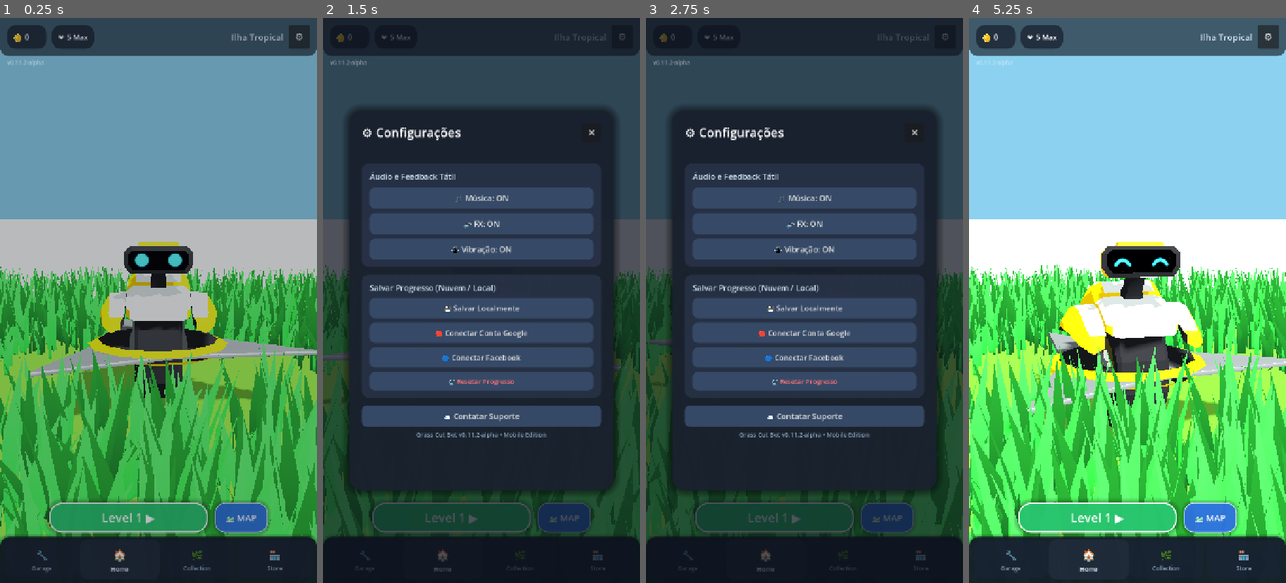
Above: before the commit, frames 1-4 (left to right).
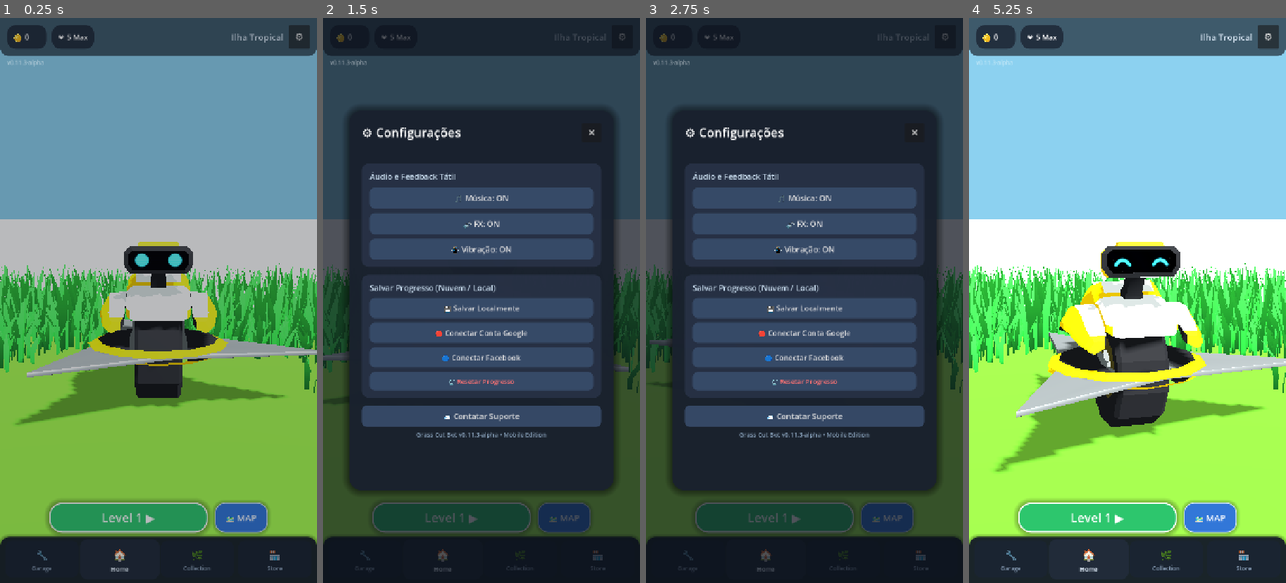
Above: after the commit, the same moments.

Repository: rogerbif/grass-cut-bot
Game: Godot game, scene res://scenes/menu/main_menu.tscn
Same seed, same stepped clock (60 frames per second), same inputs: the game is played once before the commit and once after it.
Inputs (mouse positions are in pixels of both pictures, inside the frame that each line leads up to):
- Up to frame 1 (0.25 s): no input
- Up to frame 2 (1.5 s): click "⚙️" at 0.5 s; click "🗺️ MAP" at 1.25 s
- Up to frame 3 (2.75 s): click (687, 560) at 2 s
- Up to frame 4 (5.25 s): click (1089, 560) at 2.75 s; click (1165, 560) at 3.5 s; click (1244, 560) at 4.25 s; click "✕" at 5 s

The runs differ from the first frame. In frame 1, 29% of the frame differs, in the area x 0-100%, y 8-93%; in frame 2, 3.5%; in frame 3, 4.1%; in frame 4, 30%, in the area x 0-100%, y 43-93%.

Commit message:
tune(haptics): calibrar forca do corte para 25%, pedra 80%, menu 100% e feedback tatil na UI [v0.11.3-alpha]

Diff:
--- a/data/levels/level_01.json
+++ b/data/levels/level_01.json
@@ -2,126 +2,142 @@
 	"grass_vectors": [
 		{
 			"holes": [],
-			"id": 1,
+			"id": 40,
 			"polygon": [
+				[
+					3.601,
+					2.801
+				],
+				[
+					1.199,
+					2.801
+				],
+				[
+					1.199,
+					-1.199
+				],
+				[
+					-1.199,
+					-1.199
+				],
+				[
+					-1.199,
+					1.08
+				],
+				[
+					-1.24,
+					1.134
+				],
+				[
+					-1.29,
+					1.254
+				],
+				[
+					-1.307,
+					1.384
+				],
+				[
+					-1.29,
+					1.513
+				],
+				[
+					-1.24,
+					1.634
+				],
+				[
+					-1.161,
+					1.737
+				],
+				[
+					-1.109,
+					1.777
+				],
+				[
+					-1.109,
+					1.809
+				],
+				[
+					-1.195,
+					1.809
+				],
+				[
+					-1.195,
+					1.871
+				],
+				[
+					-1.234,
+					1.871
+				],
+				[
+					-1.234,
+					2.801
+				],
+				[
+					-3.601,
+					2.801
+				],
+				[
+					-3.601,
+					-2.801
+				],
 				[
 					3.601,
 					-2.801
-				],
-				[
-					-3.601,
-					-2.801
-				],
-				[
-					-3.601,
-					2.801
-				],
-				[
-					1.001,
-					2.801
-				],
-				[
-					1.001,
-					1.199
-				],
-				[
-					-1.199,
-					1.199
-				],
-				[
-					-1.199,
-					-1.199
-				],
-				[
-					1.199,
-					-1.199
-				],
-				[
-					1.199,
-					2.801
-				],
-				[
-					3.601,
-					2.801
 				]
 			],
 			"type": "grass_green"
 		},
 		{
 			"holes": [],
-			"id": 2,
+			"id": 44,
 			"polygon": [
+				[
+					3.601,
+					2.801
+				],
+				[
+					1.114,
+					2.801
+				],
+				[
+					1.114,
+					2.498
+				],
+				[
+					1.122,
+					2.498
+				],
+				[
+					1.122,
+					2.145
+				],
+				[
+					1.132,
+					2.145
+				],
+				[
+					1.132,
+					1.822
+				],
+				[
+					1.152,
+					1.822
+				],
+				[
+					1.152,
+					1.775
+				],
+				[
+					1.162,
+					1.775
+				],
+				[
+					1.162,
+					1.199
+				],
 				[
 					3.601,
 					1.199
-				],
-				[
-					0.999,
-					1.199
-				],
-				[
-					0.999,
-					1.399
-				],
-				[
-					0.799,
-					1.399
-				],
-				[
-					0.799,
-					1.599
-				],
-				[
-					0.599,
-					1.599
-				],
-				[
-					0.599,
-					1.799
-				],
-				[
-					0.399,
-					1.799
-				],
-				[
-					0.399,
-					1.999
-				],
-				[
-					0.199,
-					1.999
-				],
-				[
-					0.199,
-					2.199
-				],
-				[
-					-0.001,
-					2.199
-				],
-				[
-					-0.001,
-					2.399
-				],
-				[
-					-0.201,
-					2.399
-				],
-				[
-					-0.201,
-					2.599
-				],
-				[
-					-0.401,
-					2.599
-				],
-				[
-					-0.401,
-					2.801
-				],
-				[
-					3.601,
-					2.801
 				]
 			],
 			"type": "grass_green"
--- a/project.godot
+++ b/project.godot
@@ -11,7 +11,7 @@
 [application]
 
 config/name="Grass Cut Bot"
-config/version="0.11.2-alpha"
+config/version="0.11.3-alpha"
 run/main_scene="res://scenes/menu/main_menu.tscn"
 config/features=PackedStringArray("4.7", "Mobile")
 boot_splash/image="uid://3pegaomvcdut"
--- a/scripts/core/game_manager.gd
+++ b/scripts/core/game_manager.gd
@@ -23,9 +23,34 @@
 
 const HAPTIC_CUT_COOLDOWN_MS: int = 40
 const HAPTIC_CUT_DURATION_MS: int = 40
+const HAPTIC_CUT_AMPLITUDE: float = 0.25 # 25% conforme solicitado
+
 const HAPTIC_IMPACT_DURATION_MS: int = 80
+const HAPTIC_IMPACT_AMPLITUDE: float = 0.80 # 80% conforme solicitado
+
+const HAPTIC_UI_COOLDOWN_MS: int = 50
+const HAPTIC_UI_DURATION_MS: int = 25
+const HAPTIC_UI_AMPLITUDE: float = 0.35 # Feedback sutil para botões da UI
 
 var _last_cut_haptic_time: int = 0
+var _last_ui_haptic_time: int = 0
+
+func _ready() -> void:
+	process_mode = Node.PROCESS_MODE_ALWAYS
+	get_tree().node_added.connect(_on_scene_node_added)
+	_scan_and_connect_buttons(get_tree().root)
+
+func _on_scene_node_added(node: Node) -> void:
+	if node is BaseButton:
+		if not node.pressed.is_connected(trigger_haptic_ui):
+			node.pressed.connect(trigger_haptic_ui)
+
+func _scan_and_connect_buttons(node: Node) -> void:
+	if node is BaseButton:
+		if not node.pressed.is_connected(trigger_haptic_ui):
+			node.pressed.connect(trigger_haptic_ui)
+	for child: Node in node.get_children():
+		_scan_and_connect_buttons(child)
 
 func _process(delta: float) -> void:
 	if current_state == GameState.PLAYING:
@@ -175,7 +200,7 @@
 		return
 	_last_cut_haptic_time = now
 
-	Input.vibrate_handheld(HAPTIC_CUT_DURATION_MS, 1.0)
+	Input.vibrate_handheld(HAPTIC_CUT_DURATION_MS, HAPTIC_CUT_AMPLITUDE)
 
 func trigger_haptic_impact() -> void:
 	var vib_enabled: bool = true
@@ -183,5 +208,23 @@
 		vib_enabled = bool(SaveManager.get_setting("vib_enabled", true))
 
 	if vib_enabled and (OS.has_feature("mobile") or OS.has_feature("android") or OS.has_feature("ios")):
-		Input.vibrate_handheld(HAPTIC_IMPACT_DURATION_MS, 1.0)
+		Input.vibrate_handheld(HAPTIC_IMPACT_DURATION_MS, HAPTIC_IMPACT_AMPLITUDE)
 	camera_shake_requested.emit(0.35, 0.2)
+
+func trigger_haptic_ui() -> void:
+	var vib_enabled: bool = true
+	if SaveManager != null:
+		vib_enabled = bool(SaveManager.get_setting("vib_enabled", true))
+
+	if not vib_enabled:
+		return
+
+	if not (OS.has_feature("mobile") or OS.has_feature("android") or OS.has_feature("ios")):
+		return
+
+	var now: int = Time.get_ticks_msec()
+	if now - _last_ui_haptic_time < HAPTIC_UI_COOLDOWN_MS:
+		return
+	_last_ui_haptic_time = now
+
+	Input.vibrate_handheld(HAPTIC_UI_DURATION_MS, HAPTIC_UI_AMPLITUDE)
--- a/scripts/core/game_version.gd
+++ b/scripts/core/game_version.gd
@@ -7,7 +7,7 @@
 
 const MAJOR: int = 0
 const MINOR: int = 11
-const PATCH: int = 2
+const PATCH: int = 3
 const STAGE: String = "ALPHA" # "PRE-ALPHA", "ALPHA", "BETA", "RC", "RELEASE"
 const BUILD_TYPE: String = "dev" # "dev", "nightly", "public"
 
Not shown, changed: export_presets.cfg
Not shown, changed: docs/04_sistemas_e_gameplay/GAME_FEEL_E_HAPTICS.md
Not shown, changed: docs/historico_melhorias/072_correcao_permissao_e_calibracao_vibracao_celular.md
